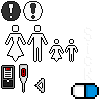
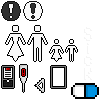
Before/after of a 100 × 100 layered artwork. What changed in the layer stack:
added layer "Layer 10" above "Layer 6" over [50, 65, 67, 89]
